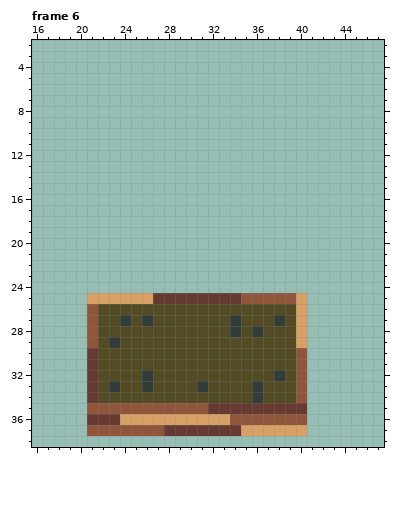
Edited in one commit: pixel-art file (source_data/aseprite/ground_misc.aseprite). The picture above was drawn from the file before the commit.
64x64 pixels, 7 frames. Shown: frame 6: x 16..47, y 2..38. The commit also changed other frames, which this record leaves out.
The result:
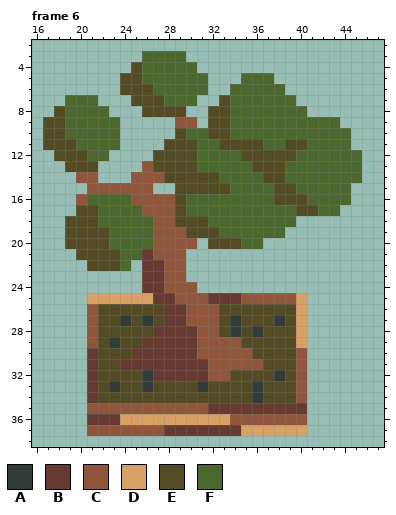
Palette (. is transparent): A #323c39  B #663931  C #8f563b  D #d9a066  E #524b24  F #4b692f
From old to new:
layer "Layer 2" now shown
Frame 6, layer "Layer 2":
The edit adds colour B in row 21 at x 26; in rows 22 to 24 at x 26 to 27.
Colour E gives way to colour B in rows 26 to 27 at x 28 to 29; in row 28 at x 27 to 30; in row 29 at x 26 to 30; in row 30 at x 25 to 30; in row 31 at x 24 to 31; in row 32 at x 27 to 31.
The edit adds colour C in row 9 at x 29 to 30; in row 13 at x 26; in row 14 at x 20 to 21 and 25 to 27; in row 15 at x 21 to 26; in row 16 at x 20 and 25 to 28; in row 17 at x 26 to 28.
The edit adds colour C in row 18 at x 27 to 28; in row 19 at x 27 to 29; in row 20 at x 27 to 30; in row 21 at x 27 to 29; in rows 22 to 23 at x 28 to 29; in row 24 at x 28 to 30.
Colour B gives way to colour C in row 25 at x 29 to 31.
Colour E gives way to colour C in rows 26 to 27 at x 30 to 32; in row 28 at x 31 to 32; in row 29 at x 31 to 34; in row 30 at x 31 to 35; in row 31 at x 32 to 36; in row 32 at x 32 to 33.
The edit adds colour E in row 4 at x 25; in row 5 at x 24 to 25; in row 6 at x 24 to 26; in row 7 at x 25 to 27 and 33; in row 8 at x 18, 26 to 29 and 32 to 33; in row 9 at x 17 to 18 and 32 to 33.
The edit adds colour E in row 10 at x 17 to 18, 29 and 32 to 33; in row 11 at x 17 to 19, 28 to 30, 33 to 36 and 39 to 40; in row 12 at x 18 to 20, 27 to 30 and 35 to 39; in row 13 at x 19 to 21, 27 to 30 and 36 to 38; in row 14 at x 28 to 32 and 37 to 38; in row 15 at x 29 to 33 and 38 to 39.
The edit adds colour E in row 16 at x 29 and 38 to 40; in row 17 at x 20 to 21, 29 and 40 to 41; in row 18 at x 19 to 21 and 29 to 31; in row 19 at x 19 to 22 and 30 to 32; in row 20 at x 19 to 22 and 32 to 34; in row 21 at x 20 to 23.
The edit adds colour E in row 22 at x 21 to 23.
The edit adds colour F in row 3 at x 26 to 29; in row 4 at x 26 to 30; in row 5 at x 26 to 31 and 35 to 37; in row 6 at x 27 to 31 and 34 to 38; in row 7 at x 19 to 21, 28 to 30 and 34 to 39; in row 8 at x 19 to 22 and 34 to 40.
The edit adds colour F in row 9 at x 19 to 23 and 34 to 43; in row 10 at x 19 to 23, 30 to 31 and 34 to 44; in row 11 at x 20 to 23, 31 to 32, 37 to 38 and 41 to 44; in row 12 at x 21 to 22, 31 to 34 and 40 to 45; in row 13 at x 31 to 35 and 39 to 45; in row 14 at x 33 to 36 and 39 to 45.
The edit adds colour F in row 15 at x 34 to 37 and 40 to 44; in row 16 at x 21 to 24, 30 to 37 and 41 to 44; in row 17 at x 22 to 25, 30 to 39 and 42 to 43; in row 18 at x 22 to 26 and 32 to 39; in row 19 at x 23 to 26 and 33 to 38; in row 20 at x 23 to 26 and 35 to 36.
The edit adds colour F in row 21 at x 24 to 25; in row 22 at x 24.
Pixel boxes of the changes (left, top, right, bottom) in both pictures:
changed: (43, 51, 362, 381)
